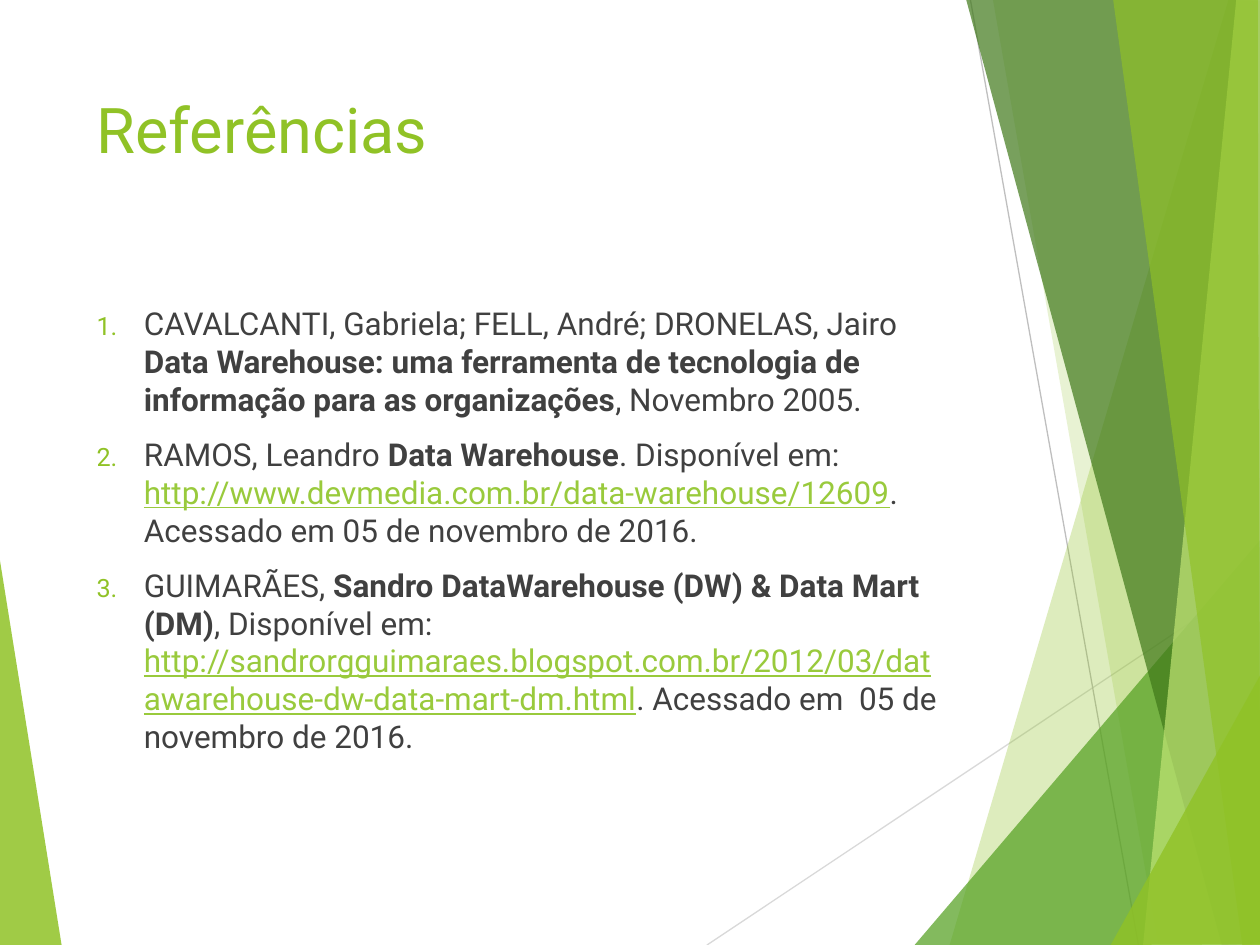
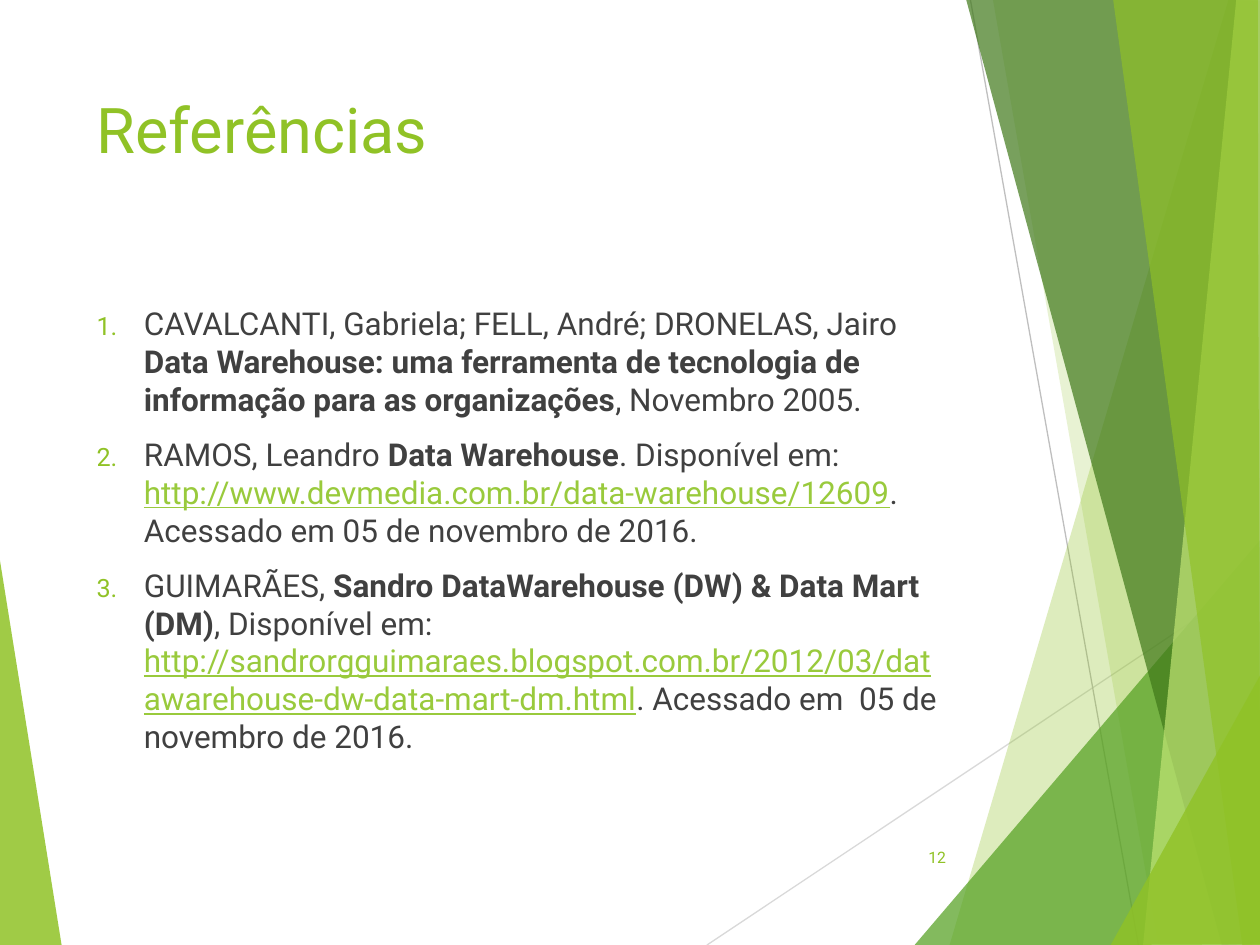
Before and after one commit to rodrigofegui/UnB-BancoDeDados-2016.2, a slide deck: slide 12 of Seminario/Data Warehouse.pptx. Drawn at 1260x945 pixels with LibreOffice and Linux fonts; fonts in the diff are those of the drawing. Boxes give left, top, right and bottom in pixels: in the first picture for what was removed or moved away, otherwise in the second. Text is boxed around its words. In the diff, an @@ line names an element or a change of style, - is before the commit and + after.

```diff
--- a/Seminario/Data Warehouse.pptx
+++ b/Seminario/Data Warehouse.pptx
@@ page number added at [928,851,946,863], 9 pt, text #90C226 @@
+12
```
Also in this commit, not shown: 11 other slides changed, 1 slide added, 15 other files.
